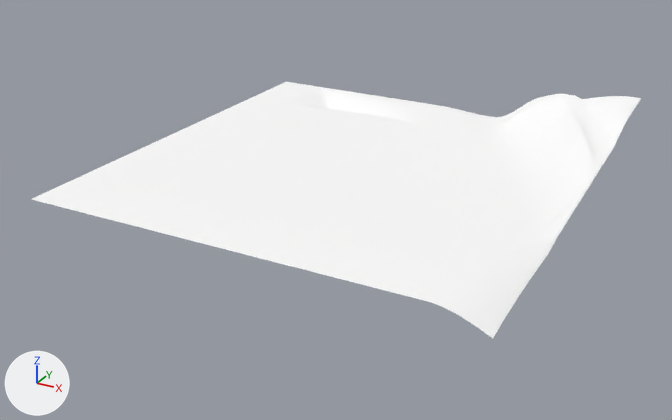
One commit to the glTF model games/yorimichi/assets/belmonte/meshes/SM_BM_BT_Terrain_4_4.glb: the scene before it, then after it.
Rendered twice from a 50 mm lens placed at (357.0, 106.0, 221.0), pointed at (122.0, 533.0, 8.0). The axes (+X, +Y, +Z) are drawn at lower left. The lights are the same throughout. The older version comes first.

Names of what the first picture shows: 'SM_BM_BT_Terrain_4_4'.
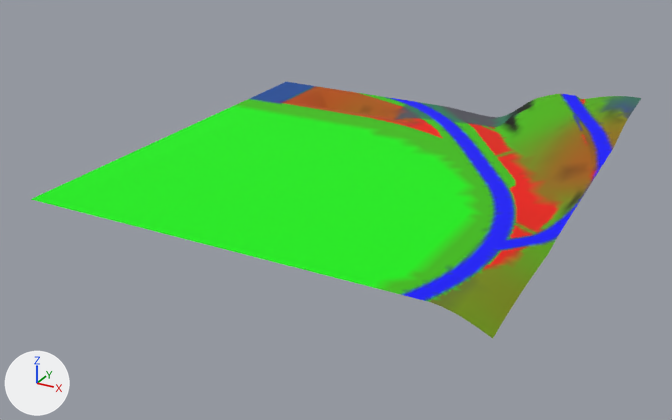
What differs and where, as boxes (x1, y1, x2, y2) in the pictures (672 x 420 px):
part 1 of me_sm_bt_terrain_4_4, recoloured (white to green): (31, 93, 615, 302) in both
part 2 of me_sm_bt_terrain_4_4, recoloured: (251, 82, 641, 301) in both
part 3 of me_sm_bt_terrain_4_4, recoloured (darker): (281, 86, 628, 338) in both
part 4 of me_sm_bt_terrain_4_4, recoloured: (384, 101, 585, 267) in both

What changed in the scene script:
```text
Change me_sm_bt_terrain_4_4:
    where me_sm_bt_terrain_4_4.from_pydata(...)  # 4650 vertices, 9084 faces; spans x 0.0..256.0, y 424.0..680.0, z 21.0..55.0
    used by ob_sm_bm_bt_terrain_4_4; location = (0.0, 0.0, 0.0)
    me_sm_bt_terrain_4_4 part 1: 2916 faces centred in x 1.0..255.0, y 424.0..679.0, z 27.0..52.0 are repainted in the vertex colours; the middle colour goes from white #ffffff to green #3fc000
    me_sm_bt_terrain_4_4 part 2: 2539 faces centred in x 2.0..255.0, y 424.0..679.0, z 28.0..54.0 are repainted in the vertex colours; the middle colour goes from white #ffffff to blue #0c1bd7
    me_sm_bt_terrain_4_4 part 3: 2938 faces centred in x 24.0..255.0, y 424.0..679.0, z 22.0..52.0 are repainted in the vertex colours; the middle colour goes from white #ffffff to brown #965600
    me_sm_bt_terrain_4_4 part 4: 691 faces centred in x 105.0..245.0, y 465.0..679.0, z 29.0..49.0 are repainted in the vertex colours; the middle colour goes from white #ffffff to red #e81700
```
